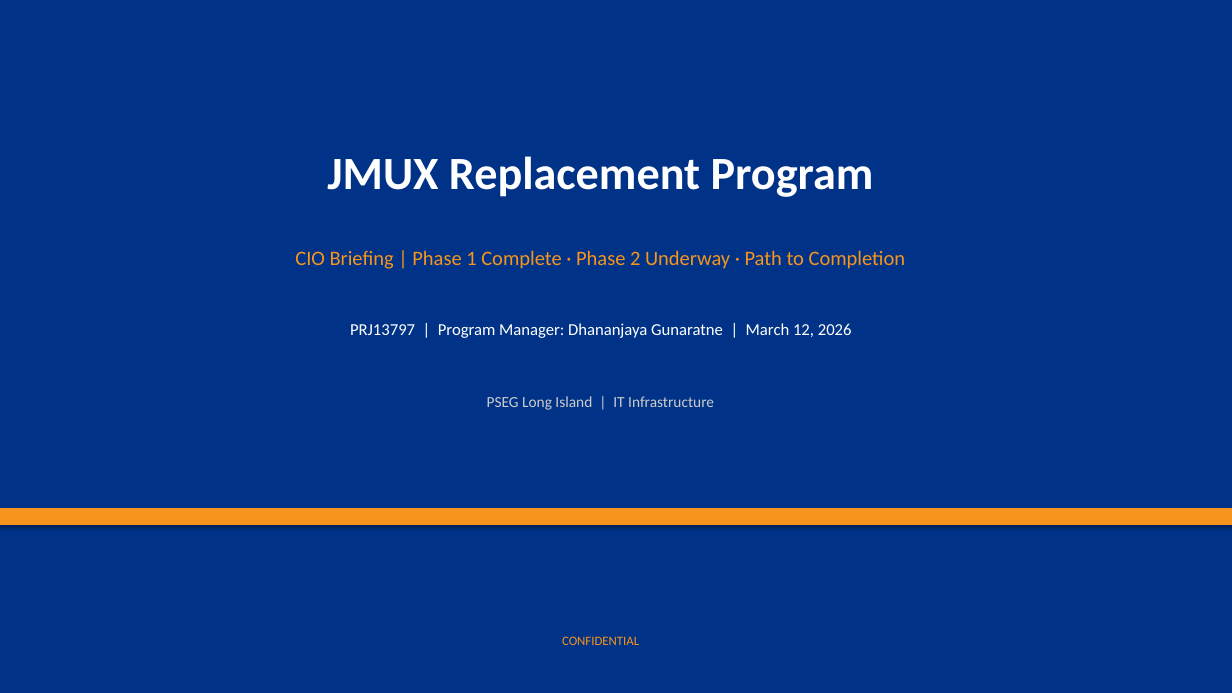
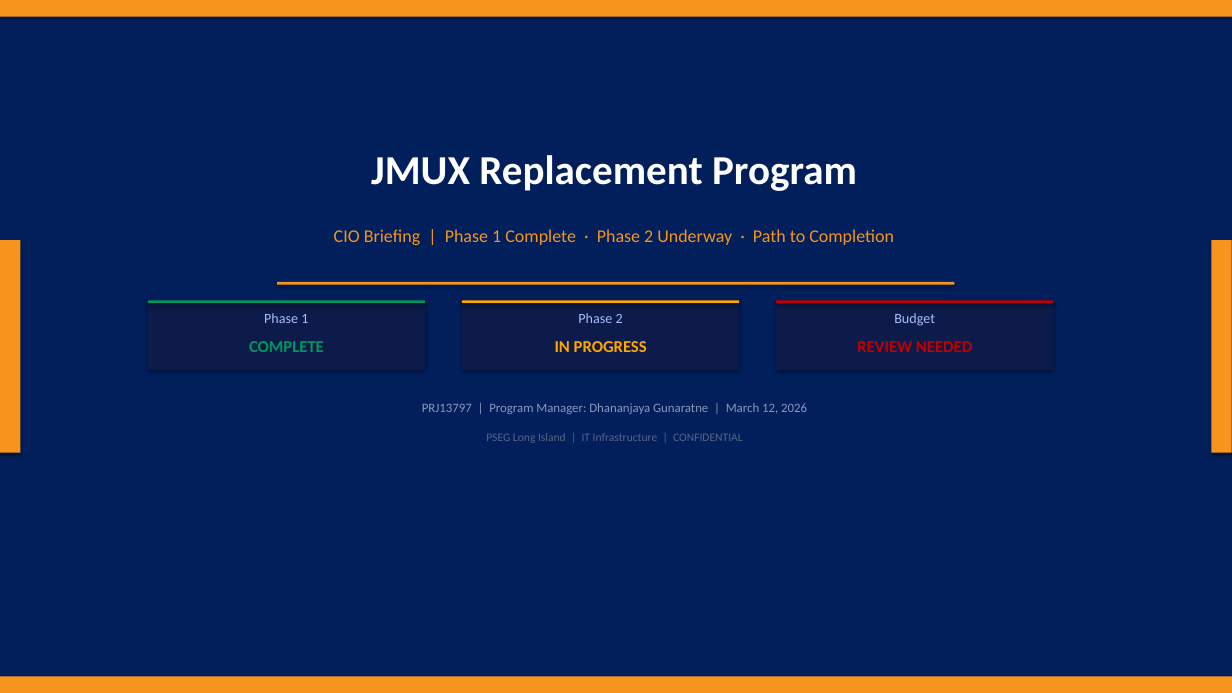
Before and after one commit to djaygnz27/athavid-android, a slide deck: slide 1 of incoming_files/cio_jmux_presentation.pptx. Drawn at 1232x693 pixels with LibreOffice and Linux fonts; fonts in the diff are those of the drawing. Boxes give left, top, right and bottom in pixels: in the first picture for what was removed or moved away, otherwise in the second. Text is boxed around its words. In the diff, an @@ line names an element or a change of style, - is before the commit and + after.

```diff
--- a/incoming_files/cio_jmux_presentation.pptx
+++ b/incoming_files/cio_jmux_presentation.pptx
@@ rectangle at <box>0,0,1232,693</box>: fill #003387 to #001F5B @@
@@ rectangle: place and size @@
-rectangle at <box>0,508,1232,525</box>
+rectangle at <box>0,0,1232,17</box>
@@ text "JMUX Replacement Program": place and size @@
-text "JMUX Replacement Program" at <box>327,156,874,197</box>
+text "JMUX Replacement Program" at <box>371,155,857,191</box>
@@ text "JMUX Replacement Program" at <box>371,155,857,191</box>: size 36 to 32 pt @@
@@ text "CIO Briefing | Phase 1 ...": place and size @@
-text "CIO Briefing | Phase 1 ..." at <box>295,250,906,269</box>
+text "CIO Briefing | Phase 1 ..." at <box>334,229,894,245</box>
@@ text "CIO Briefing | Phase 1 ..." at <box>334,229,894,245</box>: size 16 to 14 pt @@
@@ rectangle added at <box>0,240,20,453</box>, fill #F7941D @@
@@ rectangle added at <box>1212,240,1232,453</box>, fill #F7941D @@
@@ rectangle added at <box>277,282,955,285</box>, fill #F7941D @@
@@ rectangle added at <box>148,300,425,370</box>, fill #0D1B4A @@
@@ rectangle added at <box>148,300,425,303</box>, fill #00965E @@
@@ text added at <box>264,313,308,323</box>, 11 pt, text #AABBFF @@
+Phase 1
@@ rectangle added at <box>462,300,739,370</box>, fill #0D1B4A @@
@@ rectangle added at <box>462,300,739,303</box>, fill #FFA500 @@
@@ text added at <box>578,313,623,323</box>, 11 pt, text #AABBFF @@
+Phase 2
@@ rectangle added at <box>776,300,1054,370</box>, fill #0D1B4A @@
@@ rectangle added at <box>776,300,1054,303</box>, fill #C00000 @@
@@ text added at <box>894,313,935,326</box>, 11 pt, text #AABBFF @@
+Budget
@@ text added at <box>249,341,324,352</box>, 13 pt, text #00965E, bold @@
+COMPLETE
@@ text added at <box>555,341,647,352</box>, 13 pt, text #FFA500, bold @@
+IN PROGRESS
@@ text added at <box>857,341,972,352</box>, 13 pt, text #C00000, bold @@
+REVIEW NEEDED
@@ text "PRJ13797 | Program Manager: Dhananjaya ...": place and size @@
-text "PRJ13797 | Program Manager: Dhananjaya ..." at <box>350,323,852,338</box>
+text "PRJ13797 | Program Manager: Dhananjaya ..." at <box>422,403,807,414</box>
@@ text "PRJ13797 | Program Manager: Dhananjaya ..." at <box>422,403,807,414</box>: size 13 to 10 pt, text colour #FFFFFF to #8899BB @@
@@ text at <box>486,433,743,443</box>: text changed; size 12 to 9 pt; text colour #CCCCCC to #556688 @@
-PSEG Long Island | IT Infrastructure
+PSEG Long Island | IT Infrastructure | CONFIDENTIAL
@@ text removed at <box>562,636,639,645</box> @@
-CONFIDENTIAL
@@ rectangle added at <box>0,677,1232,693</box>, fill #F7941D @@
```
Also in this commit, not shown: 9 other slides changed, 2 slides added, 2 slides removed, 1 other file.
